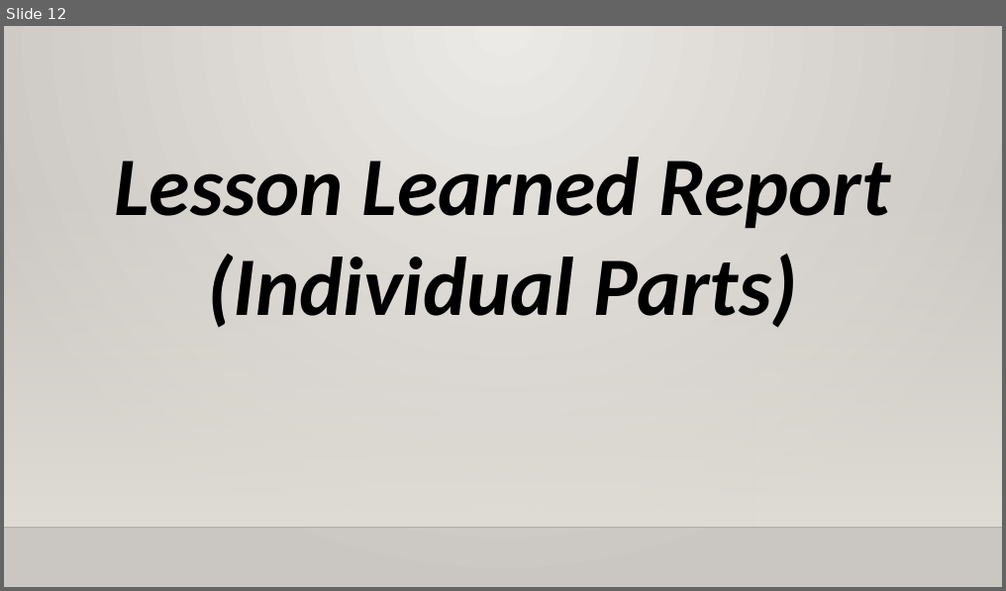
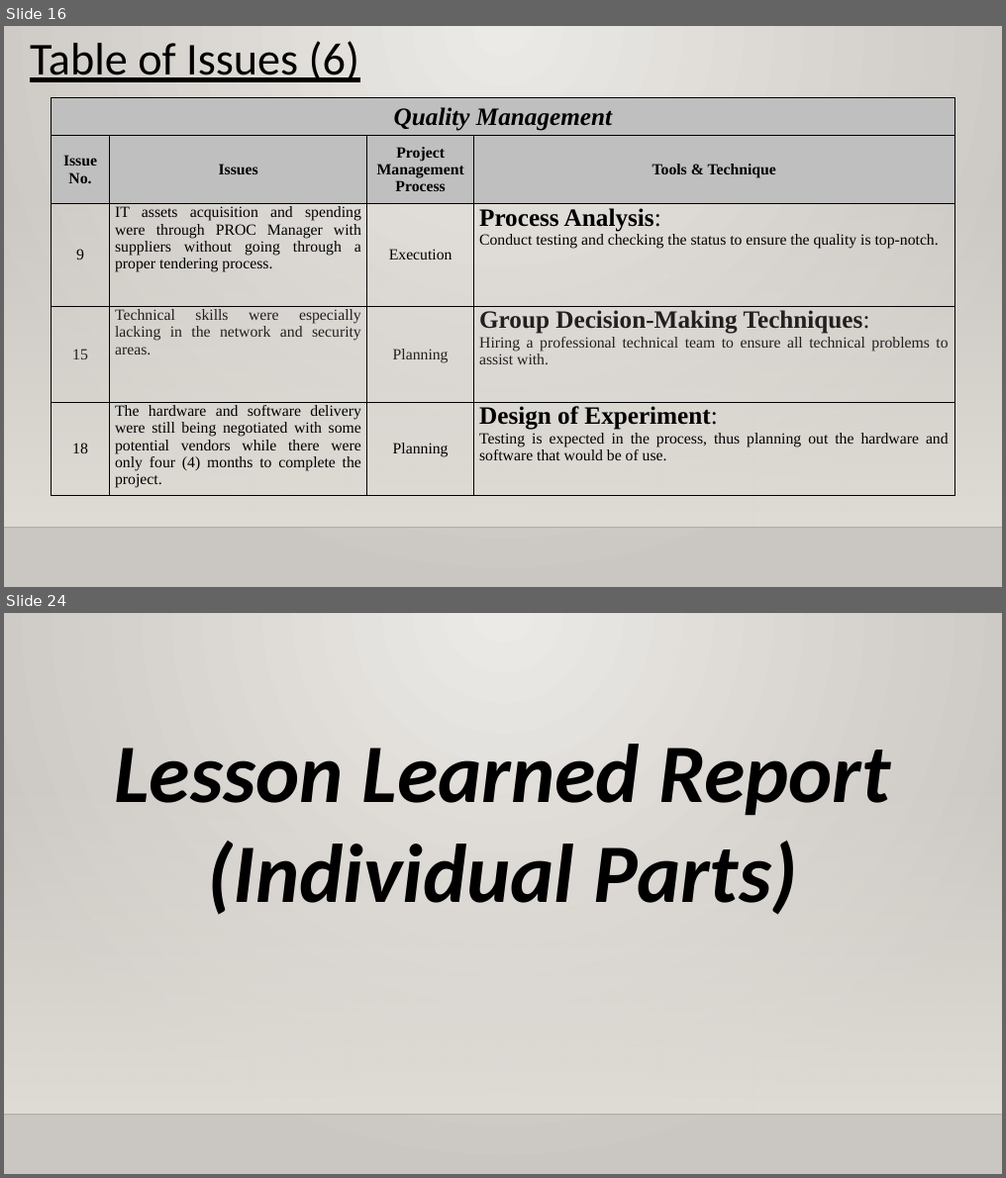
Before and after one commit to XtremisStudio/Project-Management, a slide deck: PRMGT_Presentation_Template.pptx. Shown one above the other, each under a label of ours: slide 12 before the commit, slides 16 and 24 after it; the slides between them are not shown. The pictures are 1006x591 and 1006x1178 pixels, drawn with LibreOffice and Linux fonts; fonts in the diff are those of the drawing; background and template pictures are left out. Boxes give left, top, right and bottom in pixels: in the first picture for what was removed or moved away, otherwise in the second. Text is boxed around its words. In the diff, an @@ line names an element or a change of style, - is before the commit and + after.

```diff
--- a/PRMGT_Presentation_Template.pptx
+++ b/PRMGT_Presentation_Template.pptx
@@ slide 16 added at <box>4,26,1002,587</box>, background gradient #ECEAE7 to #CAC7C1; not listed: 2 template elements that a slide beside it also shows @@
@@ text added at <box>30,41,359,82</box>, 44 pt, text #000000, underline @@
+Table of Issues (6)
@@ table added at <box>52,98,955,496</box>, 5 rows, 4 columns @@
+Quality Management |  |  | 
+Issue No. | Issues | Project Management Process | Tools & Technique
+9 | IT assets acquisition and spending were through PROC Manager with suppliers without going through a proper tendering process. | Execution | Process Analysis: / Conduct testing and checking the status to ensure the quality is top-notch.
+15 | Technical skills were especially lacking in the network and security areas. | Planning | Group Decision-Making Techniques: / Hiring a professional technical team to ensure all technical problems to assist with.
+18 | The hardware and software delivery were still being negotiated with some potential vendors while there were only four (4) months to complete the project. | Planning | Design of Experiment: / Testing is expected in the process, thus planning out the hardware and software that would be of use.
@@ what was slide 12 is now slide 24 @@
```
Also in this commit, not shown: 12 slides changed, 13 other slides added, 3 other files.
